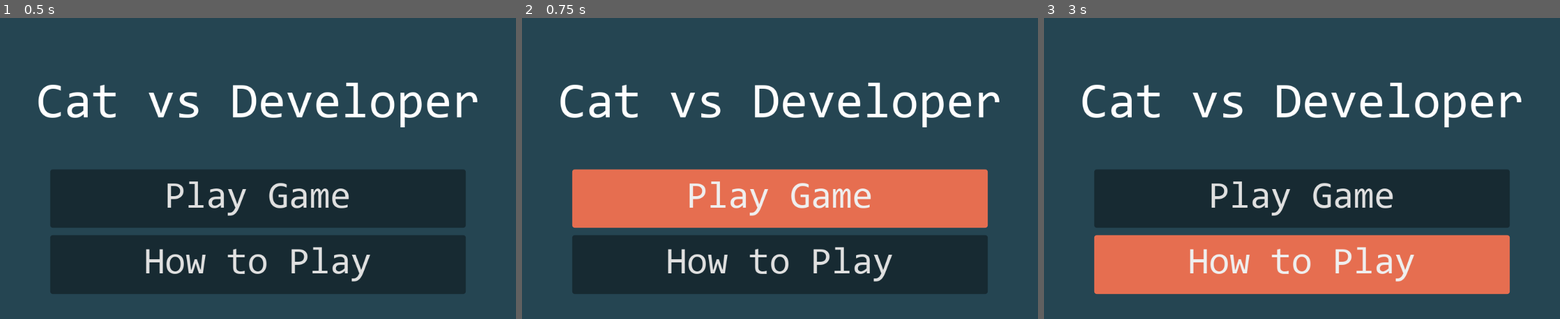
Above: before the commit, frames 1-3 (left to right).
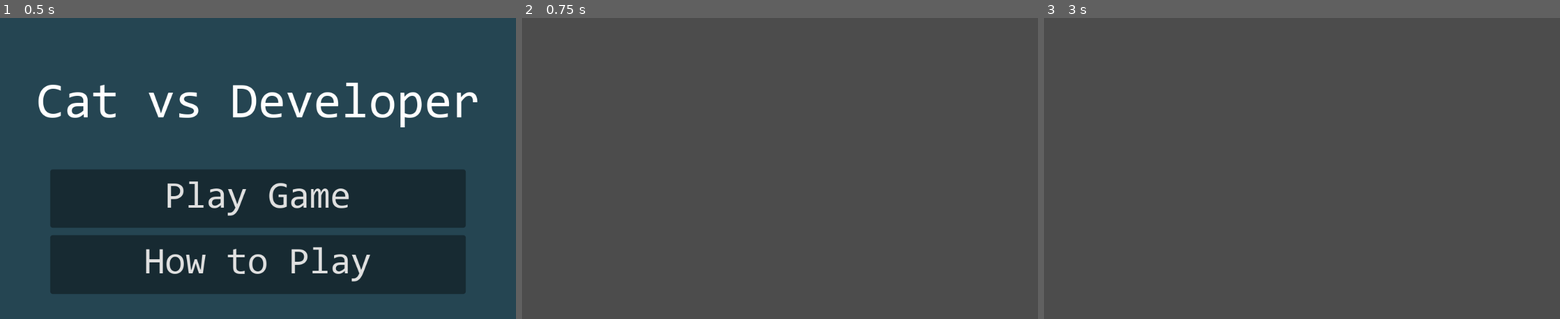
Above: after the commit, the same moments.

Repository: khathepham/CSGameJam-2023
Game: Godot game, scene res://MainMenu.tscn
Same seed, same stepped clock (60 frames per second), same inputs: the game is played once before the commit and once after it. The project has no main scene, so this scene is started directly.
Inputs (mouse positions are in pixels of both pictures, inside the frame that each line leads up to):
- Up to frame 1 (0.5 s): no input
- Up to frame 2 (0.75 s): click "Play Game" at 0.5 s
- Up to frame 3 (3 s): click (1302, 198) at 1.25 s, where only the run before the commit has a clickable "Play Game"; click (1302, 198) at 2 s, where only the run before the commit has a clickable "Play Game"; click (1302, 264) at 2.75 s, where only the run before the commit has a clickable "How to Play"

Frame 1 is identical in both runs. In frame 2, 100% of the frame differs, in the area x 0-100%, y 0-100%; in frame 3, 100%.

Commit message:
added placeholder for start cut scene

Diff:
--- a/Glitch Cat vs Developer/MainMenu.gd
+++ b/Glitch Cat vs Developer/MainMenu.gd
@@ -1,3 +1,7 @@
 extends Node2D
 
 export var mainGameScene : PackedScene
+"script"
+
+func _on_Play_button_button_up():
+	get_tree().change_scene(mainGameScene.resource_path)
--- a/Glitch Cat vs Developer/MainMenu.tscn
+++ b/Glitch Cat vs Developer/MainMenu.tscn
@@ -1,7 +1,8 @@
-[gd_scene load_steps=8 format=2]
+[gd_scene load_steps=9 format=2]
 
 [ext_resource path="res://Consolas.ttf" type="DynamicFontData" id=1]
 [ext_resource path="res://MainMenu.gd" type="Script" id=2]
+[ext_resource path="res://final cut-scene.tscn" type="PackedScene" id=3]
 
 [sub_resource type="DynamicFont" id=1]
 size = 100
@@ -34,6 +35,7 @@
 
 [node name="MainMenu" type="Node2D"]
 script = ExtResource( 2 )
+mainGameScene = ExtResource( 3 )
 
 [node name="ColorRect" type="ColorRect" parent="."]
 margin_right = 1024.0
@@ -114,3 +116,5 @@
 custom_styles/pressed = SubResource( 5 )
 custom_styles/normal = SubResource( 4 )
 text = "How to Play"
+
+[connection signal="button_up" from="MarginContainer/VBoxContainer/VBoxContainer/MarginContainer/Play button" to="." method="_on_Play_button_button_up"]
--- /dev/null
+++ b/Glitch Cat vs Developer/final cut-scene.tscn
@@ -0,0 +1,3 @@
+[gd_scene format=2]
+
+[node name="final cut-scene" type="Node2D"]
